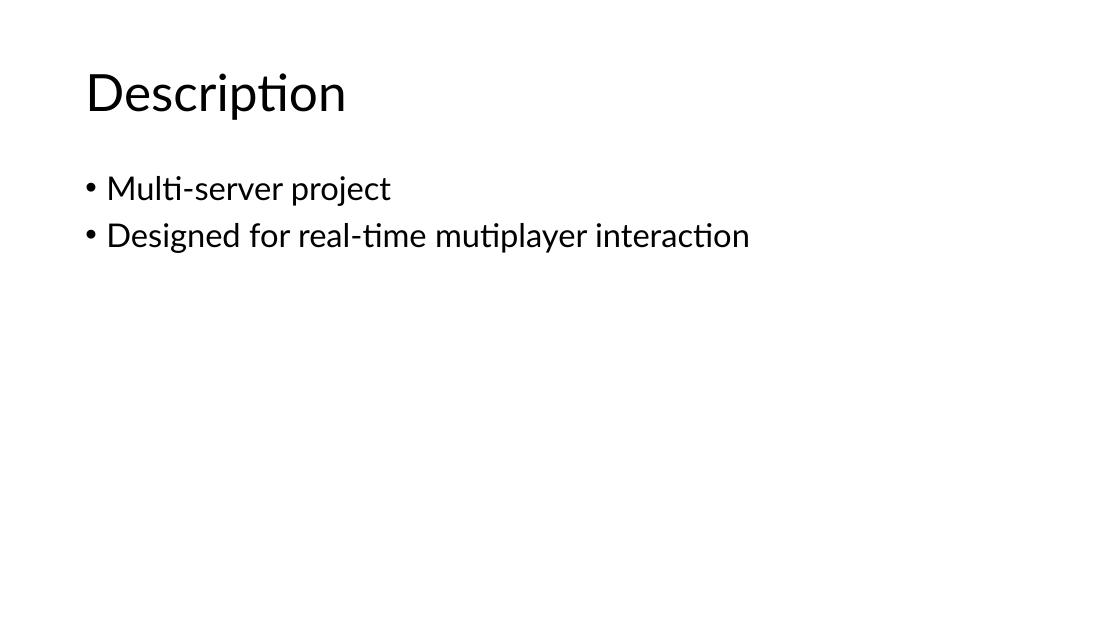
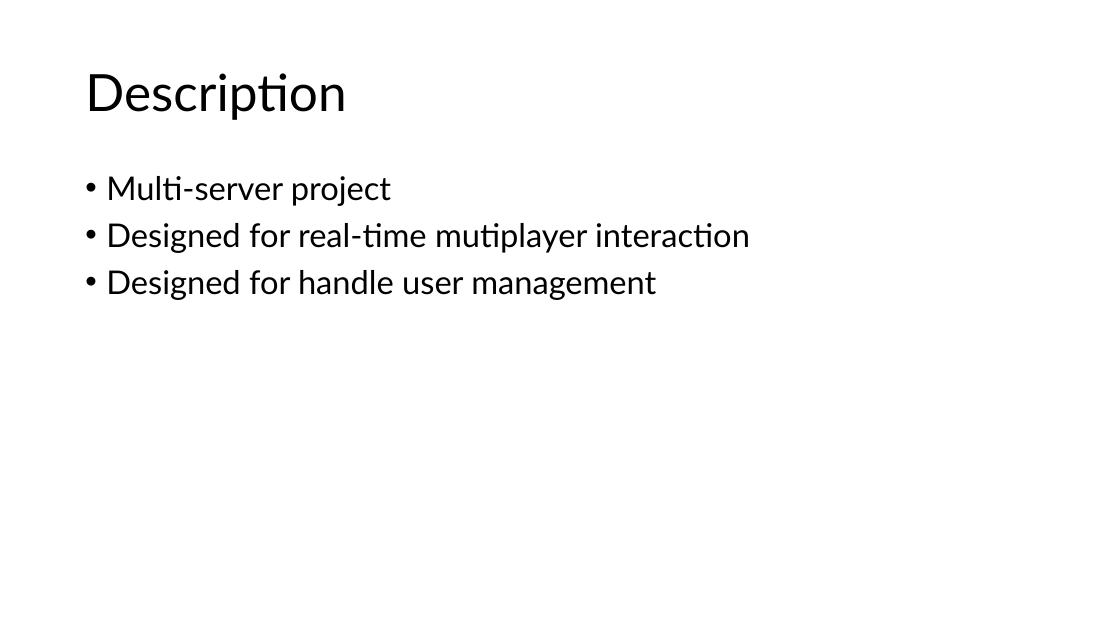
Before and after one commit to lzpmpc005/Simple_MOBA_Server_Simulator, a slide deck: slide 3 of Slides_and_Reports/personal project.pptx. Drawn at 1120x630 pixels with LibreOffice and Linux fonts; fonts in the diff are those of the drawing. Boxes give left, top, right and bottom in pixels: in the first picture for what was removed or moved away, otherwise in the second. Text is boxed around its words. In the diff, an @@ line names an element or a change of style, - is before the commit and + after.

```diff
--- a/Slides_and_Reports/personal project.pptx
+++ b/Slides_and_Reports/personal project.pptx
@@ text at [106, 270, 656, 300]: paragraph added @@
+• Designed for handle user management
```
Also in this commit, not shown: 4 other slides changed, 4 other files.
